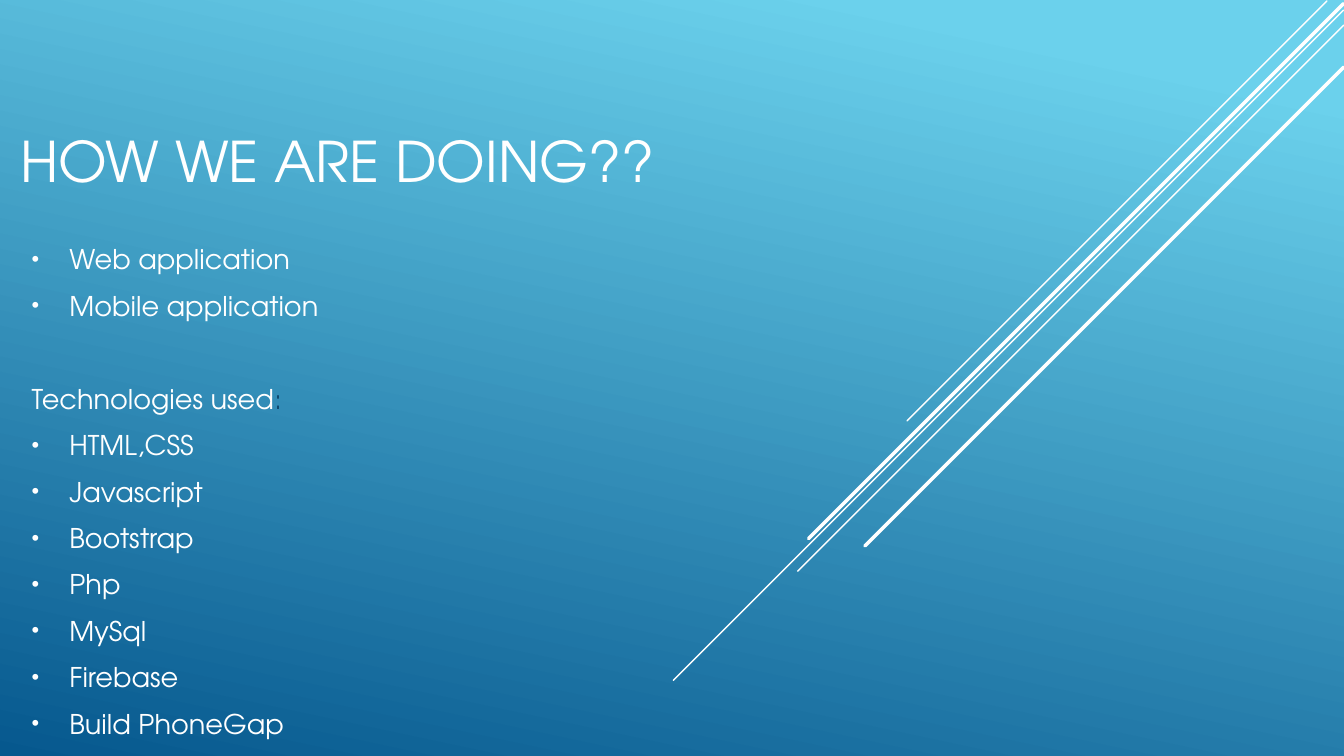
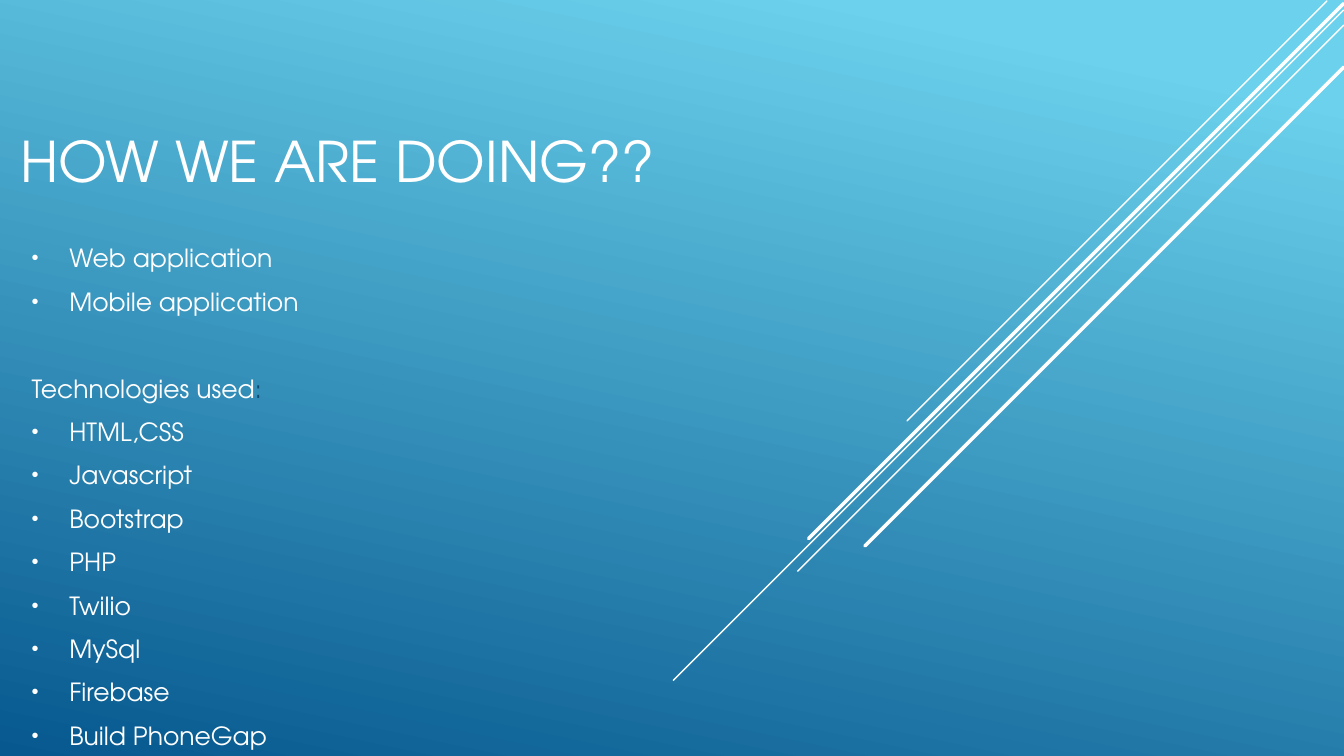
Before and after one commit to Hyderabad2017/team-5, a slide deck: slide 3 of iandeye.pptx. Drawn at 1344x756 pixels with LibreOffice and Linux fonts; fonts in the diff are those of the drawing. Boxes give left, top, right and bottom in pixels: in the first picture for what was removed or moved away, otherwise in the second. Text is boxed around its words. In the diff, an @@ line names an element or a change of style, - is before the commit and + after.

```diff
--- a/iandeye.pptx
+++ b/iandeye.pptx
@@ subtitle at [32,248,299,750]: size 19.4 to 17.9 pt @@
@@ subtitle at [69,552,131,616]: text changed; size 19.4 to 17.9 pt @@
-• Php
+• PHP
+• Twilio
```
Also in this commit, not shown: 1 other slide changed.
